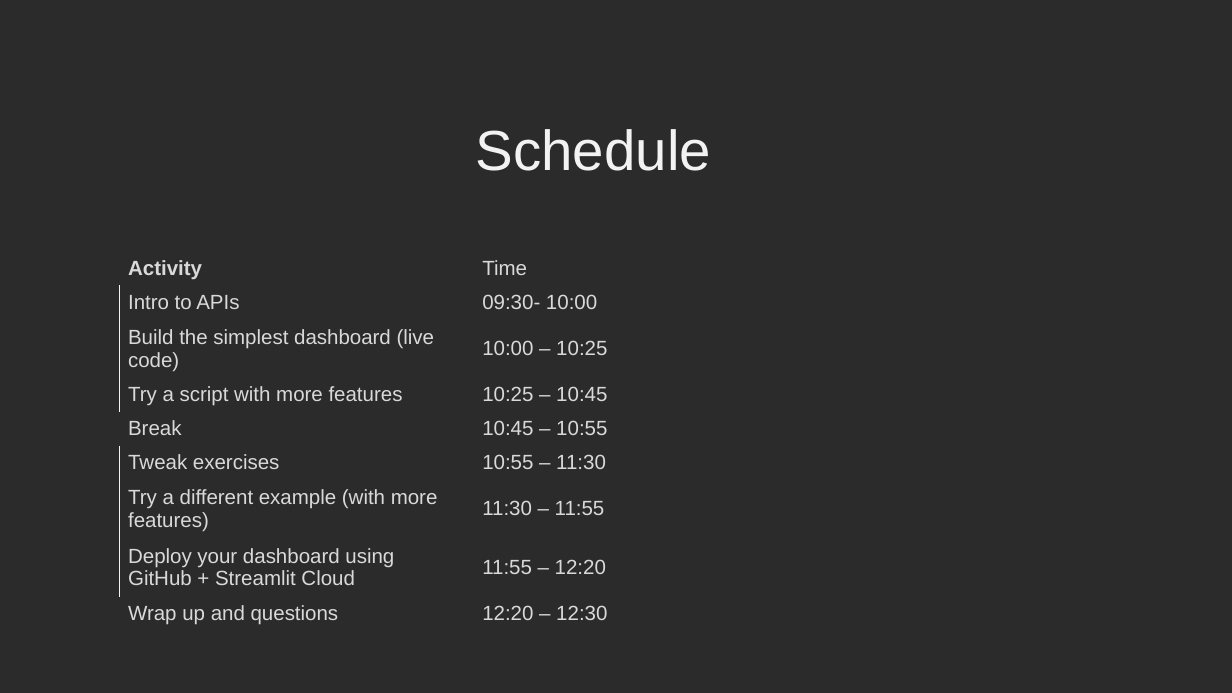
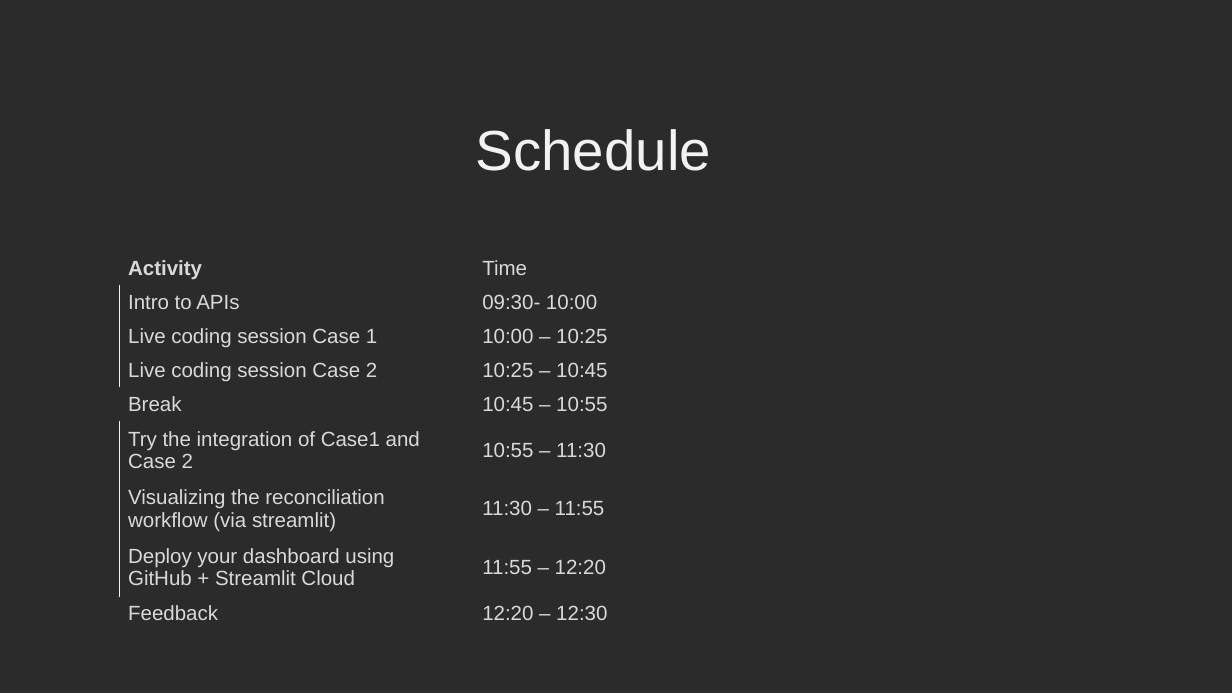
Before and after one commit to 4TUResearchData-Carpentries/API_use_case_PURE_4TU_sync, a slide deck: slide 4 of Lesson_development/Presentations/Workshop_API_sync_PURE_WUR.pptx (slide 3 before the commit). Drawn at 1232x693 pixels with LibreOffice and Linux fonts; fonts in the diff are those of the drawing; background and template pictures are left out; a plain dark background stands for a picture behind light text. Boxes give left, top, right and bottom in pixels: in the first picture for what was removed or moved away, otherwise in the second. Text is boxed around its words. In the diff, an @@ line names an element or a change of style, - is before the commit and + after.

```diff
--- a/Lesson_development/Presentations/Workshop_API_sync_PURE_WUR.pptx
+++ b/Lesson_development/Presentations/Workshop_API_sync_PURE_WUR.pptx
@@ table at [119,251,827,630] @@
-row 3, column 1: Build the simplest dashboard (live code)
+row 3, column 1: Live coding session Case 1
-row 4, column 1: Try a script with more features
+row 4, column 1: Live coding session Case 2
-row 6, column 1: Tweak exercises
+row 6, column 1: Try the integration of Case1 and Case 2
-row 7, column 1: Try a different example (with more features)
+row 7, column 1: Visualizing the reconciliation workflow (via streamlit)
-row 9, column 1: Wrap up and questions
+row 9, column 1: Feedback
```
Also in this commit, not shown: 4 other slides changed, 2 slides added, 2 slides removed, 6 other files.
